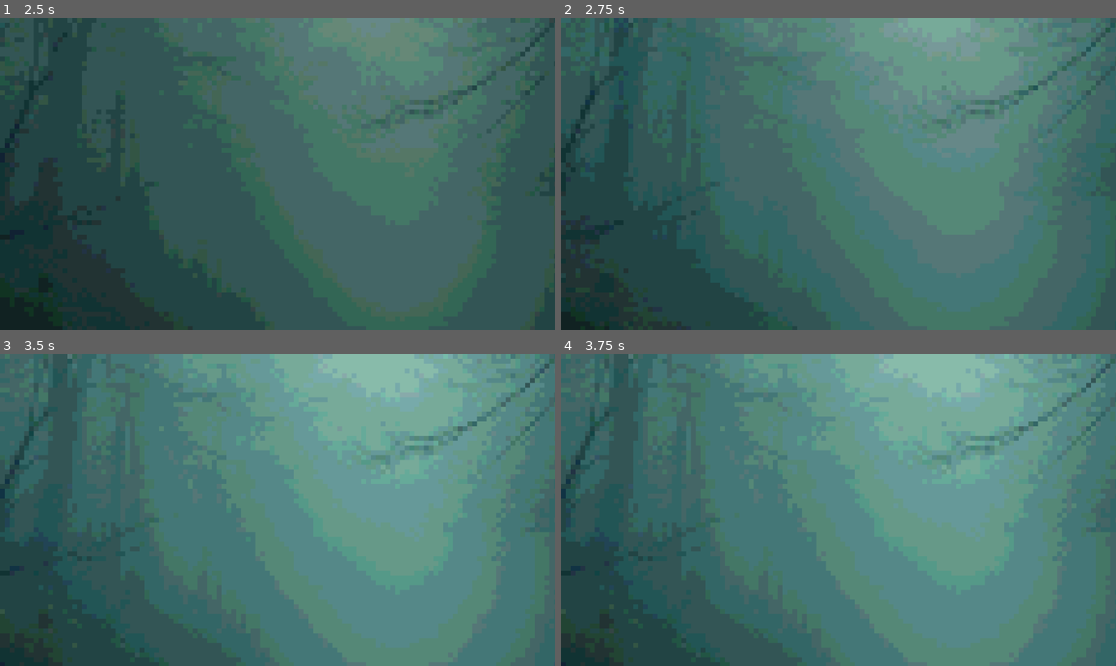
Above: before the commit, frames 1-4 (two rows, left to right).
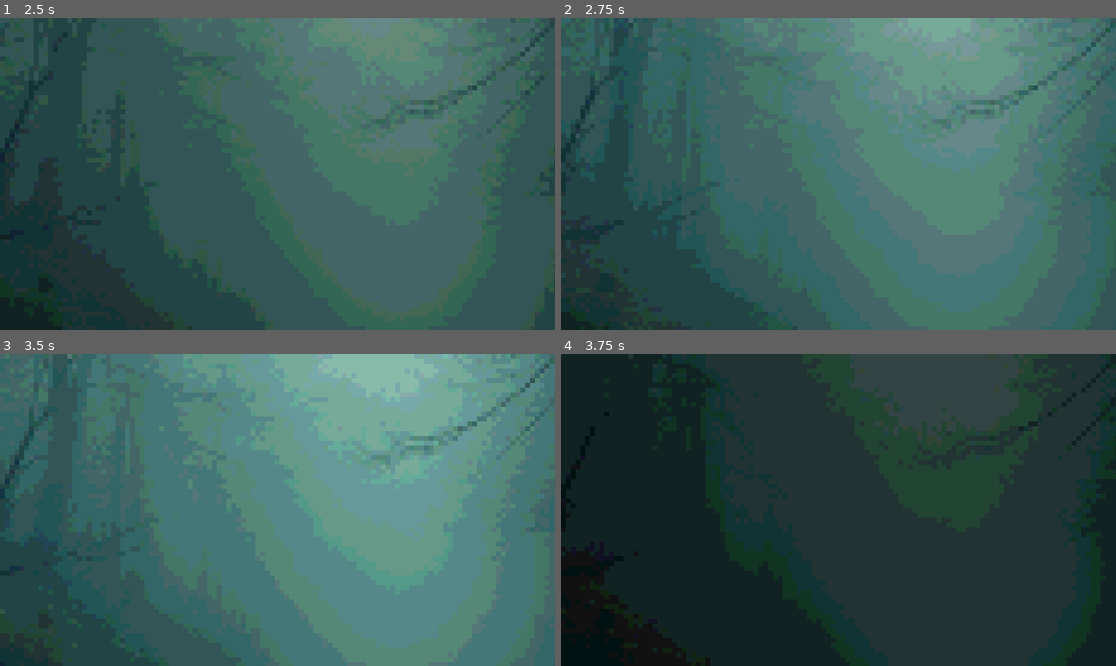
Above: after the commit, the same moments.

Repository: HewsonSchulz/throw-it-back
Game: Godot game, scene res://scenes/root.tscn
Same seed, same stepped clock (60 frames per second), same inputs: the game is played once before the commit and once after it.
Inputs (mouse positions are in pixels of both pictures, inside the frame that each line leads up to):
- Up to frame 1 (2.5 s): tap Enter at 0.5 s; move the mouse to (399, 158) at 0.52 s; click (399, 158) at 0.67 s; move the mouse to (166, 189) at 1.27 s; click (166, 189) at 1.42 s; move the mouse to (333, 105) at 2.02 s; click (333, 105) at 2.17 s
- Up to frame 2 (2.75 s): no input
- Up to frame 3 (3.5 s): move the mouse to (249, 572) at 2.77 s; click (249, 572) at 2.92 s
- Up to frame 4 (3.75 s): tap Space at 3.5 s; move the mouse to (1005, 556) at 3.52 s; click (1005, 556) at 3.67 s

Frames 1-3 are identical in both runs. In frame 4, 100% of the frame differs, in the area x 0-100%, y 0-100%.

Commit message:
prologue walking

Diff:
--- a/default_bus_layout.tres
+++ b/default_bus_layout.tres
@@ -7,3 +7,15 @@
 bus/1/bypass_fx = false
 bus/1/volume_db = -14.9118
 bus/1/send = &"Master"
+bus/2/name = &"SFX"
+bus/2/solo = false
+bus/2/mute = false
+bus/2/bypass_fx = false
+bus/2/volume_db = 0.0
+bus/2/send = &"Master"
+bus/3/name = &"Music"
+bus/3/solo = false
+bus/3/mute = false
+bus/3/bypass_fx = false
+bus/3/volume_db = 0.0
+bus/3/send = &"Master"
--- a/scenes/prologue.tscn
+++ b/scenes/prologue.tscn
@@ -8,6 +8,7 @@
 [ext_resource type="Script" path="res://scripts/prologue_bg.gd" id="5_f6jhs"]
 [ext_resource type="FontFile" uid="uid://bvaqjw0jx073n" path="res://assets/fonts/TcacrylichandthickRegular.otf" id="7_aheay"]
 [ext_resource type="Script" path="res://scripts/prologue_message.gd" id="7_uvv1o"]
+[ext_resource type="AudioStream" uid="uid://fj0u0kd04geu" path="res://assets/audio/run3.wav" id="9_x3afy"]
 
 [sub_resource type="ShaderMaterial" id="ShaderMaterial_hjefu"]
 shader = ExtResource("1_7jfds")
@@ -80,4 +81,7 @@
 vertical_alignment = 1
 script = ExtResource("7_uvv1o")
 
-[connection signal="next_frame" from="BG" to="BG" method="_on_next_frame"]
+[node name="Footsteps" type="AudioStreamPlayer2D" parent="."]
+stream = ExtResource("9_x3afy")
+volume_db = 2.0
+bus = &"SFX"
--- a/scripts/prologue_bg.gd
+++ b/scripts/prologue_bg.gd
@@ -1,11 +1,11 @@
 extends AnimatedSprite2D
 
-signal next_frame
 
-@onready var prologue_bg = $"."
-
+@onready var bg = $"."
 @export var fade_delay : float = 1.0
 @export var fade_duration : float = 2.0
+@onready var footsteps = $"../Footsteps"
+var is_active: bool = false
 
 func set_fade(value: float):
 	# modifies shader `fade` parameter
@@ -15,7 +15,8 @@
 	# set initial fade to 0 (black)
 	set_fade(0.0)
 
-	fade(fade_delay, fade_duration)
+	await fade(fade_delay, fade_duration)
+	is_active = true
 
 func fade(delay: float, duration: float):
 	var tween = create_tween()
@@ -26,16 +27,34 @@
 	# tween fade property from 0 to 1
 	tween.tween_method(set_fade, 0.0, 1.0, duration)
 
-#######################
-
-func _on_next_frame():
-# go to next frame
-	if frame < sprite_frames.get_frame_count(animation) - 1:
-		frame += 1
-	else:
-		frame = 0
+	return tween.finished  # allows `await` to wait for completion
 
 
-#func _input(e): #!
-	#if e.is_action_pressed('bruh'):
-		#prologue_bg.emit_signal("next_frame")
+
+func _input(e):
+	if not is_active or bg.frame >= 2:
+		return
+
+	# if any key is pressed - including mouse-down, not including `esc`
+	if (e is InputEventKey and e.pressed and e.keycode != KEY_ESCAPE) or \
+	   (e is InputEventMouseButton and e.pressed):
+
+		is_active = false
+		var tween = create_tween()
+
+		# fade out
+		tween.tween_method(set_fade, 1.0, 0.0, 0.4)
+		footsteps.play()
+
+		await tween.finished
+
+		# next frame
+		bg.frame += 1
+
+		# fade in
+		tween = create_tween()
+		tween.tween_method(set_fade, 0.0, 1.0, 0.4)
+		await tween.finished
+
+		# Re-enable input
+		is_active = true
--- a/scripts/root.gd
+++ b/scripts/root.gd
@@ -1,4 +1,4 @@
-#! ROOT
+# ROOT
 extends Node
 
 func _input(e):
Not shown, added: assets/audio/run.wav.import
Not shown, added: assets/audio/run2.wav.import
Not shown, added: assets/audio/run3.wav.import
Not shown: 1 places in scenes/prologue.tscn that only renumber resources
Not shown, added: assets/audio/run.wav
Not shown, added: assets/audio/run2.wav
Not shown, added: assets/audio/run3.wav
